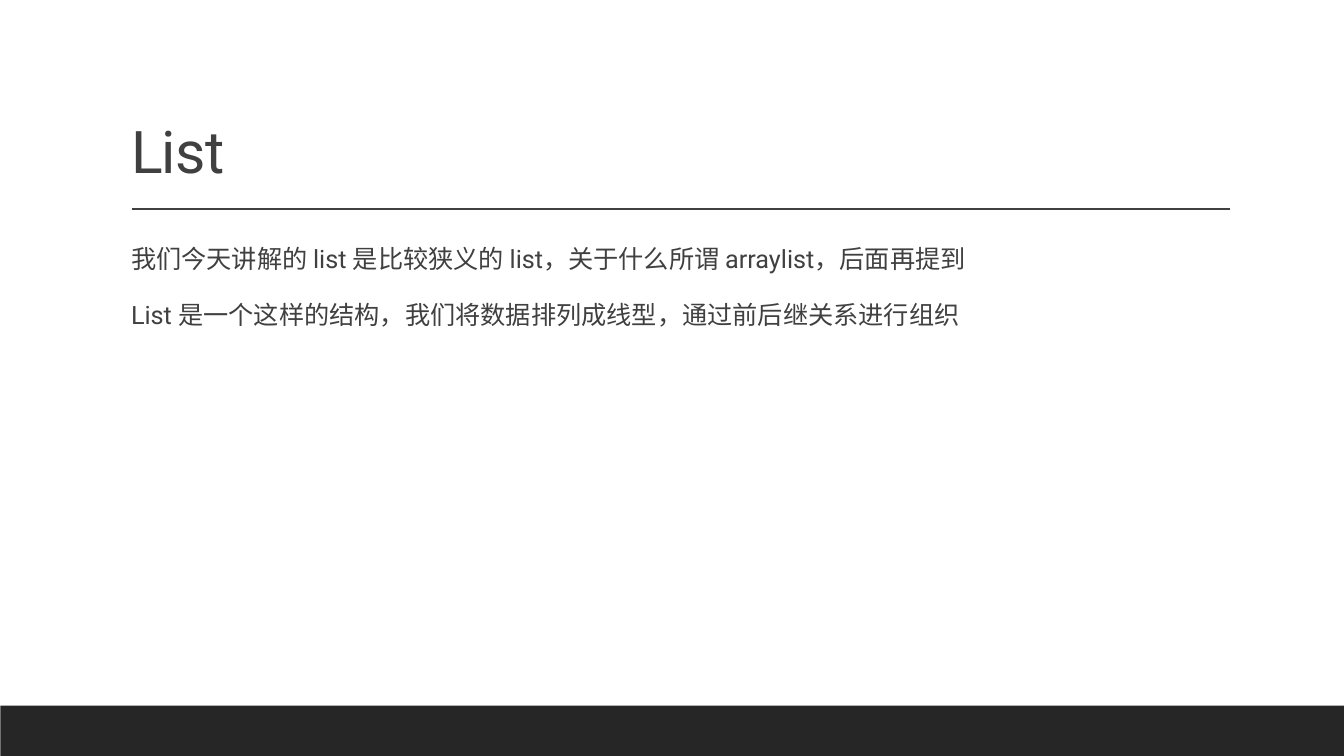
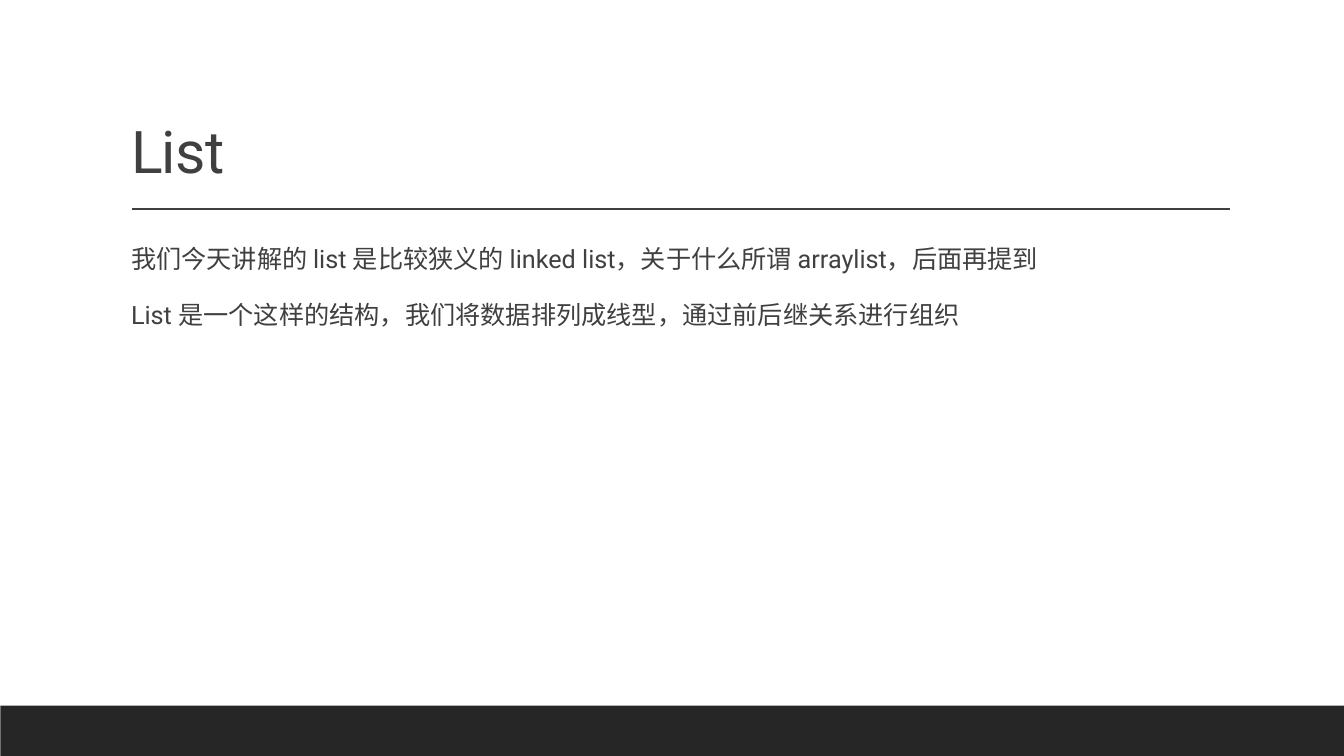
Before and after one commit to basicDSinHDUCS/materials, a slide deck: slide 4 of lecture1/slide.pptx. Drawn at 1344x756 pixels with LibreOffice and Linux fonts; fonts in the diff are those of the drawing; background and template pictures are left out. Boxes give left, top, right and bottom in pixels: in the first picture for what was removed or moved away, otherwise in the second. Text is boxed around its words. In the diff, an @@ line names an element or a change of style, - is before the commit and + after.

```diff
--- a/lecture1/slide.pptx
+++ b/lecture1/slide.pptx
@@ text at bbox=[131, 247, 1038, 274]: text changed @@
-  我们今天讲解的 list 是比较狭义的 list，关于什么所谓 arraylist，后面再提到
+  我们今天讲解的 list 是比较狭义的 linked list，关于什么所谓 arraylist，后面再提到
```
Also in this commit, not shown: 1 slide added, 1 other file.
